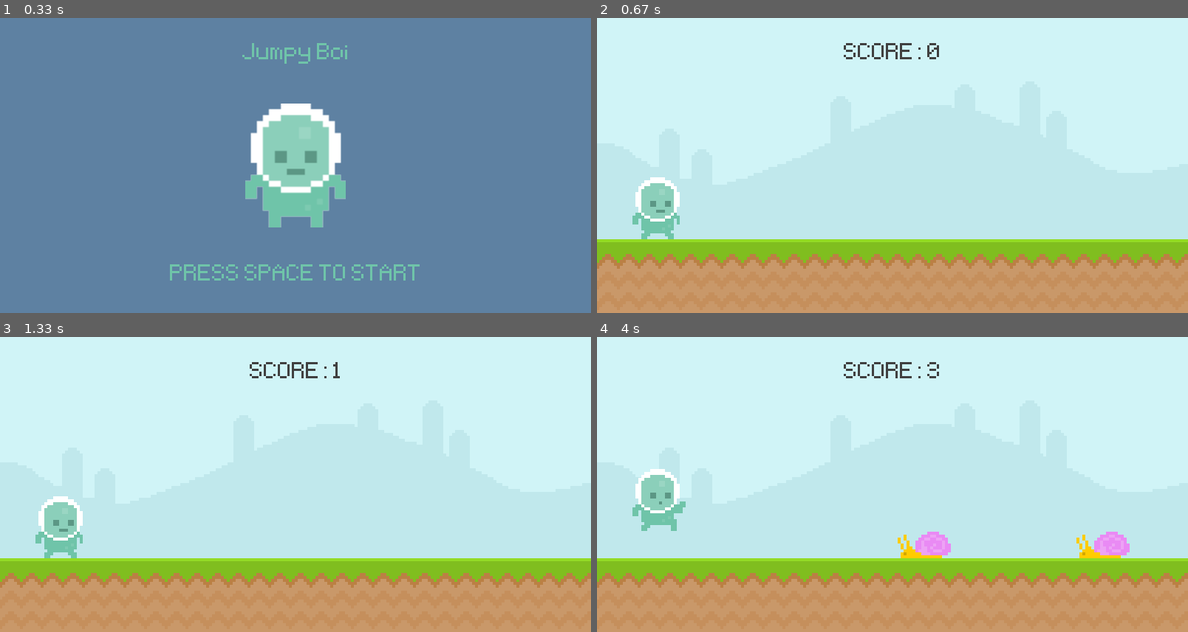
Above: before the commit, frames 1-4 (two rows, left to right).
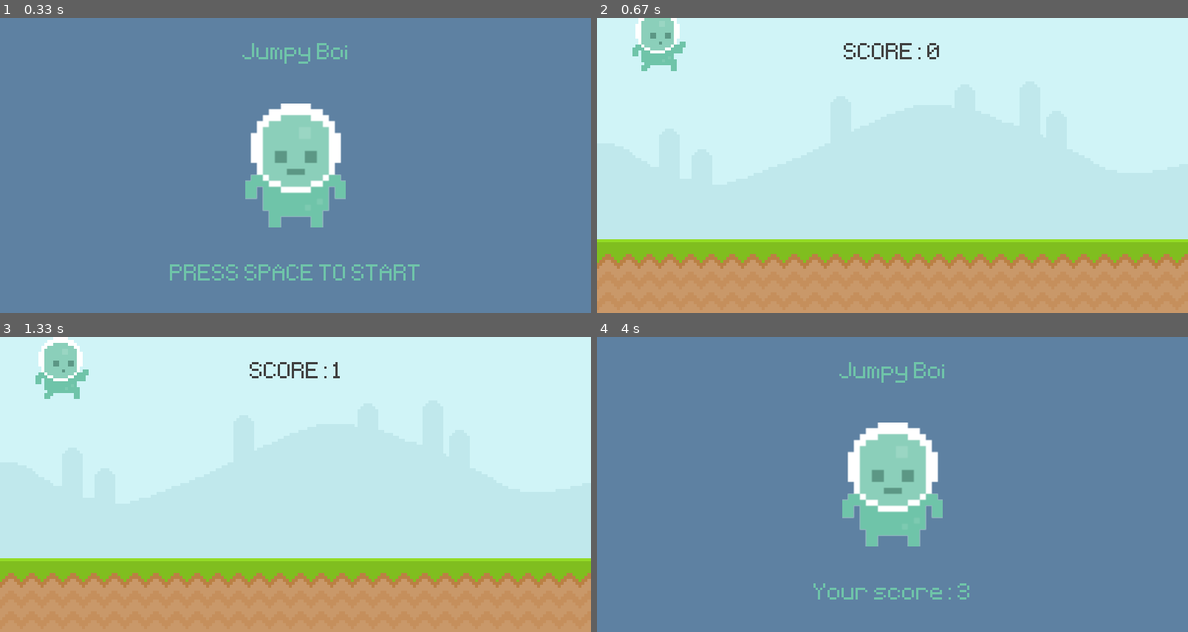
Above: after the commit, the same moments.

Repository: hasanfarhan33/learningPygameAgain
Game: pygame game, started from learningPygame.py
The game is run twice, just before and just after one commit, with the same random seed, the same clock (stepped at 60 frames per second) and the same inputs.
Inputs (mouse positions are in pixels of both pictures, inside the frame that each line leads up to):
- Up to frame 1 (0.33 s): no input
- Up to frame 2 (0.67 s): tap Space at 0.33 s
- Up to frame 3 (1.33 s): hold Space 0.67-1.13 s
- Up to frame 4 (4 s): click (963, 511) at 1.72 s; tap Space at 2.5, 2.9, 3.2, 3.7, 3.83, 3.97 s

Frame 1 is identical in both runs. In frame 2, 2.4% of the frame differs, in the area x 6-15%, y 0-75%; in frame 3, 2.6%; in frame 4, 100%, in the area x 0-100%, y 0-100%.

Commit message:
Sprite classes and music

Diff:
--- a/learningPygame.py
+++ b/learningPygame.py
@@ -1,9 +1,116 @@
+import random
 import pygame
 from sys import exit
-from random import randint
+from random import randint, choice
+
+from pygame.sprite import AbstractGroup
 
 startTime = 0
 score = 0
+
+# Pygame doesn't load sprites automatically
+# Have to create sprite -> place in group or group single -> draw/update sprites in that group
+
+# Sprite has two main functions
+# Drawing all the sprites
+# Update all the sprites
+# Sprites have their own collision mechanics
+
+
+class Player(pygame.sprite.Sprite):
+    def __init__(self):
+        super().__init__()
+        playerWalk1Surface = pygame.image.load(
+            "graphics\player\player_walk_1.png").convert_alpha()
+
+        playerWalk2Surface = pygame.image.load(
+            "graphics\player\player_walk_2.png").convert_alpha()
+
+        # For animating the player
+        self.playerWalk = [playerWalk1Surface, playerWalk2Surface]
+        self.playerIndex = 0
+        self.playerSurface = self.playerWalk[self.playerIndex]
+        self.playerJump = pygame.image.load(
+            "graphics/player/jump.png").convert_alpha()
+
+        self.image = self.playerWalk[self.playerIndex]
+        self.rect = self.image.get_rect(midbottom=(80, 300))
+        self.gravity = 0
+        self.jumpSound = pygame.mixer.Sound("audio/jump.mp3")
+        self.jumpSound.set_volume(0.5)
+
+    # Player input
+    def playerInput(self):
+        keys = pygame.key.get_pressed()
+        if keys[pygame.K_SPACE] and self.rect.bottom >= 300:
+            self.gravity = -22
+            self.jumpSound.play()
+
+    def applyGravity(self):
+        self.gravity += 1
+        self.rect.y += self.gravity
+        if self.rect.bottom >= 300:
+            self.rect.bottom = 300
+
+    def animatePlayer(self):
+        if self.rect.bottom < 300:
+            self.image = self.playerJump
+        else:
+            self.playerIndex += 0.1
+            if self.playerIndex >= len(self.playerWalk):
+                self.playerIndex = 0
+            self.image = self.playerWalk[int(self.playerIndex)]
+
+    def update(self):
+        self.playerInput()
+        self.applyGravity()
+        self.animatePlayer()
+
+
+class Obstacle(pygame.sprite.Sprite):
+    def __init__(self, type):
+        super().__init__()
+        if type == 'fly':
+            fly_1 = pygame.image.load("graphics/Fly/Fly1.png").convert_alpha()
+            fly_2 = pygame.image.load("graphics/Fly/Fly2.png").convert_alpha()
+            self.frames = [fly_1, fly_2]
+            y_pos = 210
+        else:
+            snail_1 = pygame.image.load(
+                "graphics/snail/snail1.png").convert_alpha()
+            snail_2 = pygame.image.load(
+                "graphics/snail/snail2.png").convert_alpha()
+            self.frames = [snail_1, snail_2]
+            y_pos = 300
+
+        self.animationIndex = 0
+        self.image = self.frames[self.animationIndex]
+        self.rect = self.image.get_rect(
+            midbottom=(random.randint(900, 1100), y_pos))
+
+    def animateObstacle(self):
+        self.animationIndex += 0.1
+        if self.animationIndex >= len(self.frames):
+            self.animationIndex = 0
+        self.image = self.frames[int(self.animationIndex)]
+
+    def update(self):
+        self.animateObstacle()
+        self.rect.x -= 6
+        self.destroy()
+
+    def destroy(self):
+        if self.rect.x <= -100:
+            self.kill()
+
+
+def collisionSprite():
+    # spritecollide(sprite, group, dokill)
+    if pygame.sprite.spritecollide(player.sprite, obstacleGroup, False):
+        obstacleGroup.empty()
+        return False
+    else:
+        return True
 
 
 def display_score():
@@ -59,6 +166,11 @@
 
 pygame.init()
 
+# Music
+backgroundMusic = pygame.mixer.Sound("audio/music.wav")
+backgroundMusic.set_volume(0.5)
+backgroundMusic.play(loops=-1)
+
 # Font
 mainFont = pygame.font.Font("font\Pixeltype.ttf", 50)
 
@@ -74,6 +186,13 @@
 
 # scoreSurface = mainFont.render("SCORE: ", False, (64, 64, 64))
 # scoreRectangle = scoreSurface.get_rect(center = (screen.get_width() // 2, 50))
+
+# PLAYER
+player = pygame.sprite.GroupSingle()
+player.add(Player())
+
+# OBSTACLES
+obstacleGroup = pygame.sprite.Group()
 
 # ENEMIES
 # Snail
@@ -177,12 +296,16 @@
 
         if gameActive:
             if event.type == obstacleTimer:
+                obstacleGroup.add(
+                    Obstacle(choice(['fly', 'snail', 'snail', 'snail'])))
+
+                '''
                 if randint(0, 2):
                     obstacleRectList.append(snailSurface.get_rect(
                         bottomright=(randint(900, 1100), 300)))
                 else:
                     obstacleRectList.append(flySurface.get_rect(
-                        bottomright=(randint(900, 1100), 200)))
+                        bottomright=(randint(900, 1100), 200)))'''
 
             if event.type == snailAnimationTimer:
                 if snailIndex == 0:
@@ -248,19 +371,26 @@
         # screen.blit(snailSurface, snailRectangle)
 
         # PLAYER
-        playerGravity += 1
-        playerRectangle.y += playerGravity
-        # Making sure that the player doesn't go through the floor
-        if (playerRectangle.bottom > 300):
-            playerRectangle.bottom = 300
-        player_animation()
-        screen.blit(playerSurface, playerRectangle)
+        # playerGravity += 1
+        # playerRectangle.y += playerGravity
+        # # Making sure that the player doesn't go through the floor
+        # if (playerRectangle.bottom > 300):
+        #     playerRectangle.bottom = 300
+        # player_animation()
+        # screen.blit(playerSurface, playerRectangle)
+
+        player.draw(screen)
+        player.update()
+
+        obstacleGroup.draw(screen)
+        obstacleGroup.update()
 
         # Obstacle Movement
-        obstacleRectList = obstacle_movement(obstacleRectList)
+        # obstacleRectList = obstacle_movement(obstacleRectList)
 
         # Collision
-        gameActive = collision(playerRectangle, obstacleRectList)
+        gameActive = collisionSprite()
+        # gameActive = collision(playerRectangle, obstacleRectList)
 
     else:
         obstacleRectList.clear()
